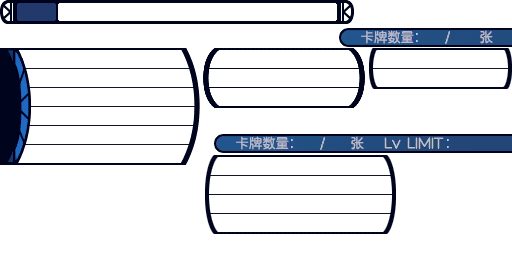
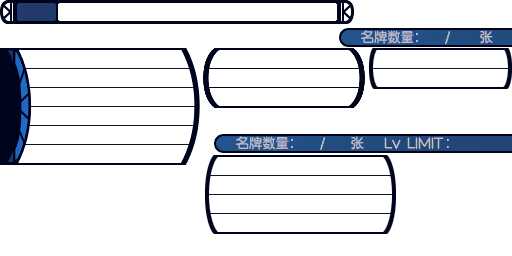
Comparing the layer stacks of the two 512px x 256px images. Changes:
renamed "卡牌数量" to "名牌数量", painted on it over [361, 30, 374, 44]
renamed "卡牌数量" to "名牌数量", painted on it over [236, 136, 249, 150]
